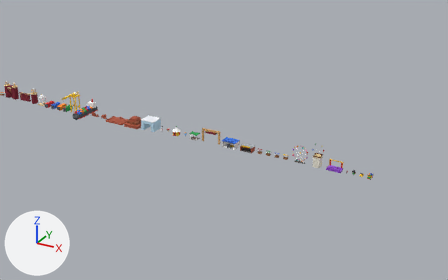
Renders of the FBX model assets/props/ChaiChaosProps.fbx from each side of a commit.
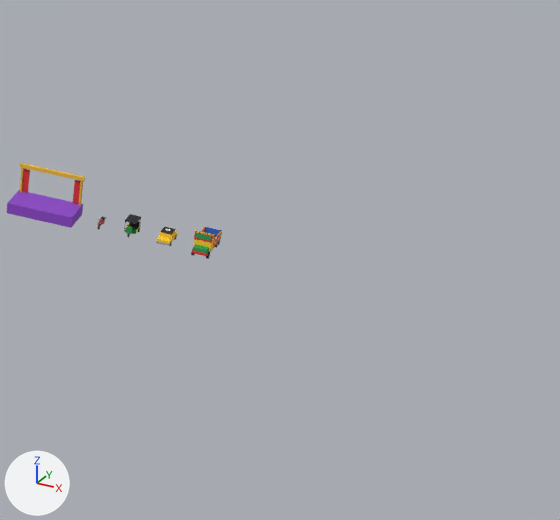
Each version appears first from a camera (50 mm lens) standing at (2979.0, -1277.0, 449.0) and looking at (2553.0, -503.0, 62.0), and next in a close-up on the part from 72% to 100% of the width and 44% to 85% of the height. Arrows for +X, +Y and +Z are at lower left; the lights stay in place. The first two pictures are the older version. Where no turn or scale is listed for an object, it has been applied to the vertices.

The first close-up shows 'MelaStage', 'VehicleMotorbike', 'VehiclePhoolPattiTruck', 'VehiclePiliTaxi', 'VehicleRickshaw'.
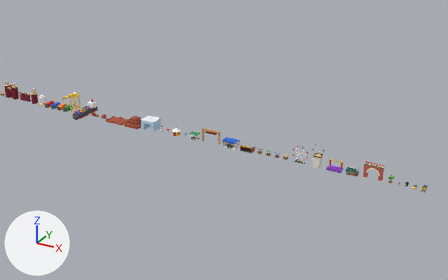
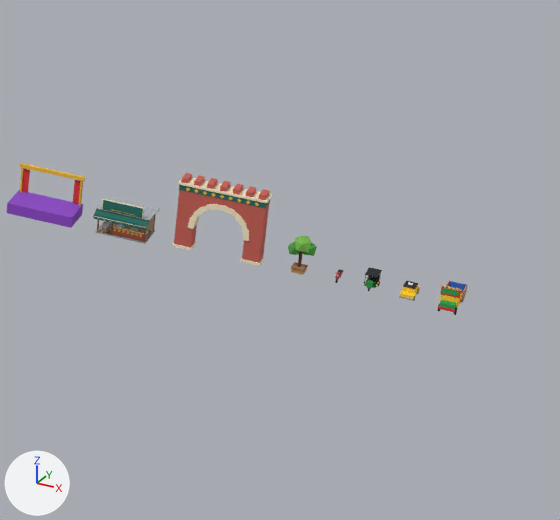
Location of each change, (x1, y1, x2, y2) in pixels of the close-ups (560 x 520 px):
'ChowkGate', added (red)
    after: (173, 173, 272, 266)
'ChowkDhaba', added
    after: (93, 197, 160, 244)
'VehiclePhoolPattiTruck', moved
    before: (191, 227, 222, 259)
    after: (438, 281, 467, 315)
'PlanterTree', added
    after: (288, 236, 317, 275)
'VehiclePiliTaxi', moved
    before: (156, 227, 177, 246)
    after: (399, 281, 420, 301)
'VehicleRickshaw', moved
    before: (124, 214, 141, 237)
    after: (364, 267, 382, 291)
'VehicleMotorbike', moved
    before: (97, 216, 106, 229)
    after: (335, 269, 344, 283)

Patch to the scene script:
```diff
--- a/assets/props/ChaiChaosProps.fbx.py
+++ b/assets/props/ChaiChaosProps.fbx.py
@@ me_chowkgate @@
+me_chowkgate.from_pydata(...)  # 304 vertices, 480 faces; spans x -15.5..15.5, y -3.0..3.0, z 0.0..26.4
+me_chowkgate.materials.append(mat_palette)  # picture img_palette_png
@@ me_plantertree @@
+me_plantertree.from_pydata(...)  # 108 vertices, 180 faces; spans x -4.28..4.94, y -3.02..3.48, z 0.0..13.46
+me_plantertree.materials.append(mat_palette)  # picture img_palette_png
@@ me_chowkdhaba @@
+me_chowkdhaba.from_pydata(...)  # 948 vertices, 1604 faces; spans x -9.8..9.8, y -8.5..6.3, z 0.0..13.7
+me_chowkdhaba.materials.append(mat_palette)  # picture img_palette_png
@@ ob_vehiclephoolpattitruck @@
 ob_vehiclephoolpattitruck = bpy.data.objects.new('VehiclePhoolPattiTruck', me_vehiclephoolpattitruck)
-ob_vehiclephoolpattitruck.location = (2758.7, -400.0, 0.0)
+ob_vehiclephoolpattitruck.location = (2842.4, -400.0, 0.0)
@@ ob_vehiclerickshaw @@
 ob_vehiclerickshaw = bpy.data.objects.new('VehicleRickshaw', me_vehiclerickshaw)
-ob_vehiclerickshaw.location = (2732.2, -400.0, 0.0)
+ob_vehiclerickshaw.location = (2815.9, -400.0, 0.0)
@@ ob_vehiclepilitaxi @@
 ob_vehiclepilitaxi = bpy.data.objects.new('VehiclePiliTaxi', me_vehiclepilitaxi)
-ob_vehiclepilitaxi.location = (2744.8, -400.0, 0.0)
+ob_vehiclepilitaxi.location = (2828.6, -400.0, 0.0)
@@ ob_vehiclemotorbike @@
 ob_vehiclemotorbike = bpy.data.objects.new('VehicleMotorbike', me_vehiclemotorbike)
-ob_vehiclemotorbike.location = (2721.1, -400.0, 0.0)
+ob_vehiclemotorbike.location = (2804.8, -400.0, 0.0)
@@ ob_chowkgate @@
+ob_chowkgate = bpy.data.objects.new('ChowkGate', me_chowkgate)
+ob_chowkgate.location = (2763.2, -400.0, 0.0)
@@ ob_plantertree @@
+ob_plantertree = bpy.data.objects.new('PlanterTree', me_plantertree)
+ob_plantertree.location = (2791.3, -400.0, 0.0)
@@ ob_chowkdhaba @@
+ob_chowkdhaba = bpy.data.objects.new('ChowkDhaba', me_chowkdhaba)
+ob_chowkdhaba.location = (2730.0, -400.0, 0.0)
```
